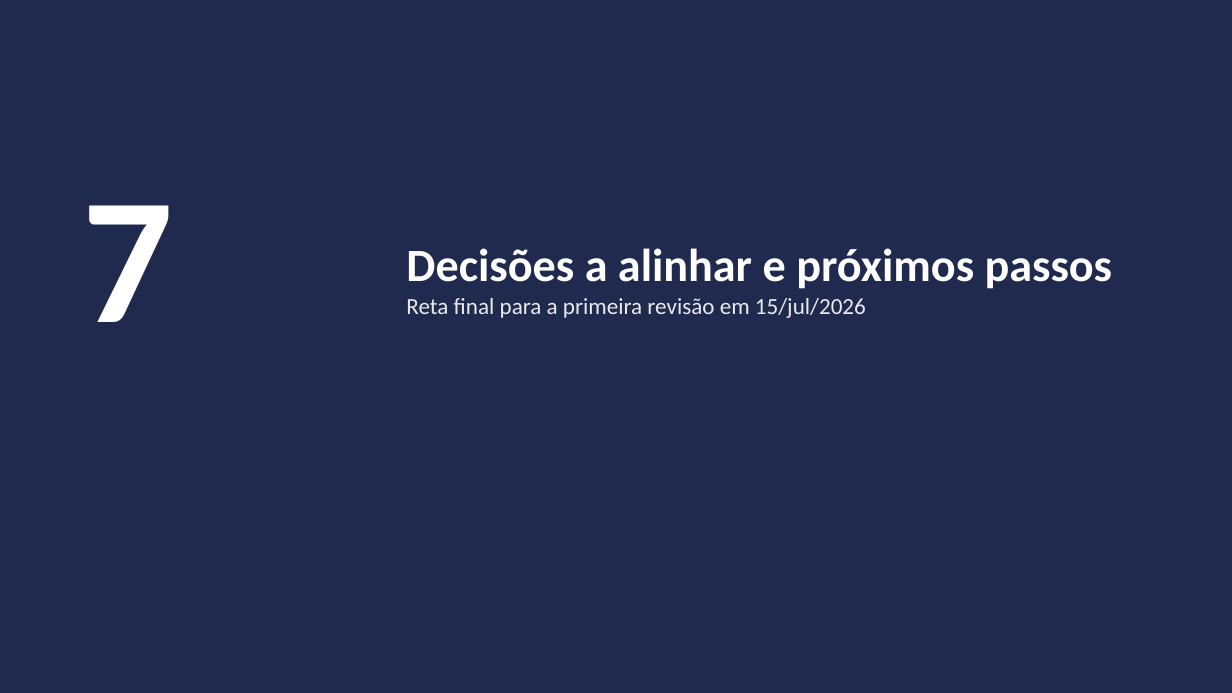
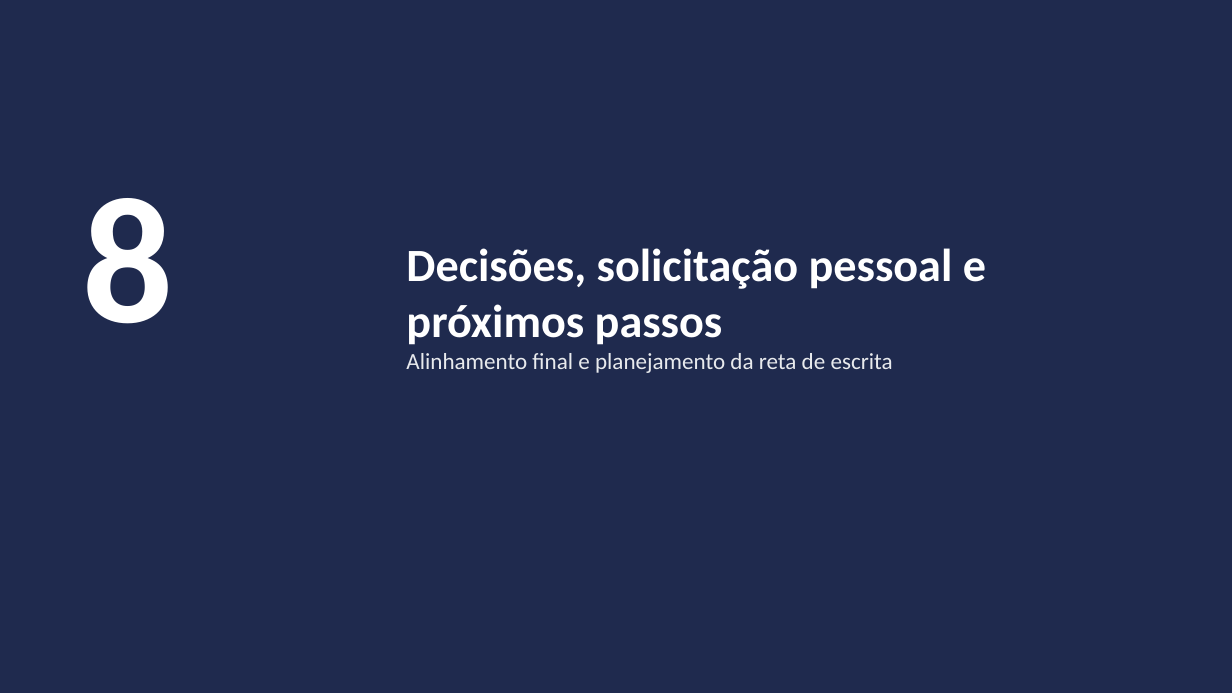
Before and after one commit to marcellozzetti/Facial-Recognition-Models-Mitigating-Bias, a slide deck: slide 24 of docs/ativo/material_reuniao_orientador_2026-06-28.pptx (slide 20 before the commit). Drawn at 1232x693 pixels with LibreOffice and Linux fonts; fonts in the diff are those of the drawing. Boxes give left, top, right and bottom in pixels: in the first picture for what was removed or moved away, otherwise in the second. Text is boxed around its words. In the diff, an @@ line names an element or a change of style, - is before the commit and + after.

```diff
--- a/docs/ativo/material_reuniao_orientador_2026-06-28.pptx
+++ b/docs/ativo/material_reuniao_orientador_2026-06-28.pptx
@@ text at [83, 198, 174, 324]: text changed @@
-7
+8
@@ text at [406, 248, 986, 373]: text changed @@
-Decisões a alinhar e próximos passos
-Reta final para a primeira revisão em 15/jul/2026
+Decisões, solicitação pessoal e próximos passos
+Alinhamento final e planejamento da reta de escrita
```
Also in this commit, not shown: 3 other slides changed, 6 slides added, 1 slide removed, 6 other files.
